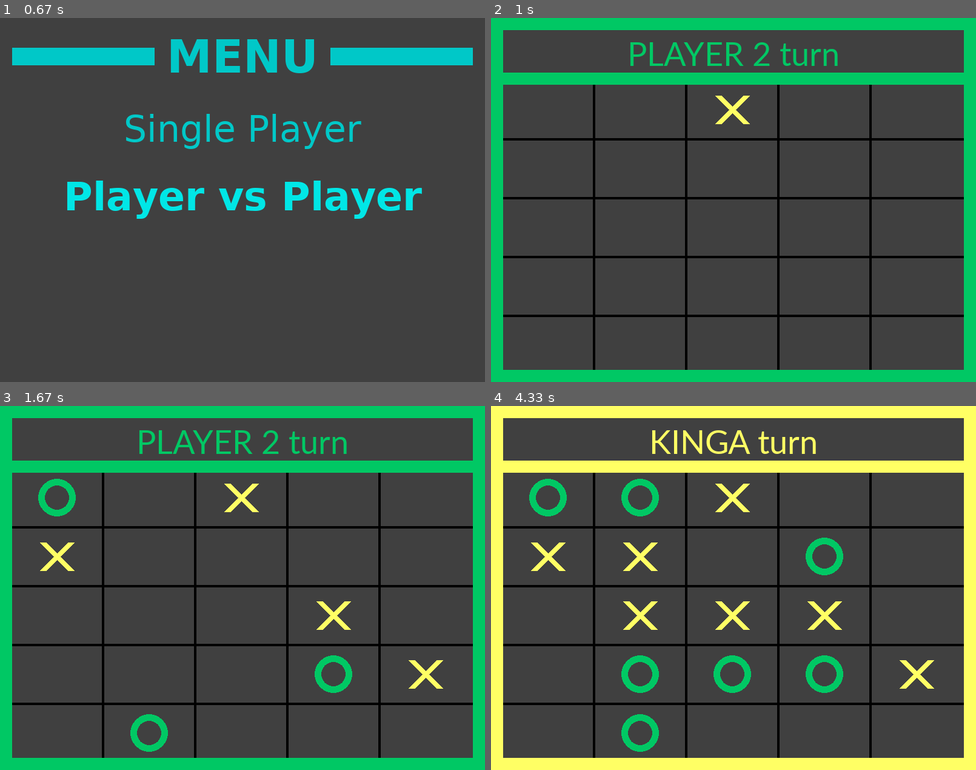
Above: before the commit, frames 1-4 (two rows, left to right).
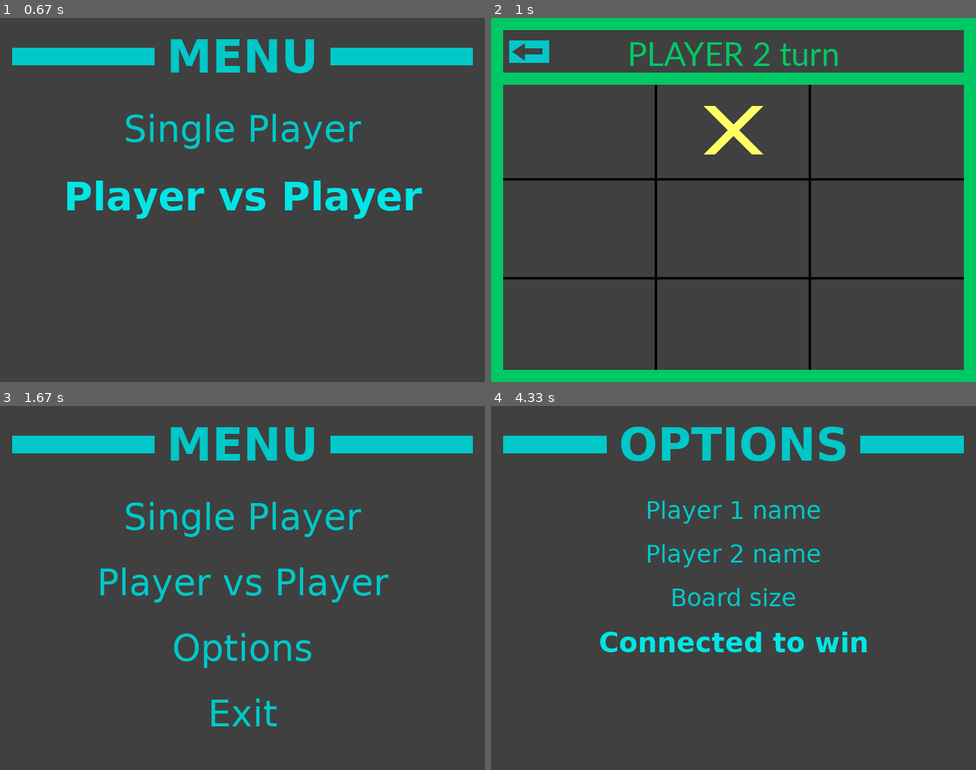
Above: after the commit, the same moments.

Repository: KingaBunkowska/Pygame
Game: pygame game, started from Tic-Tac-Toe/main.py
The game is run twice, just before and just after one commit, with the same random seed, the same clock (stepped at 60 frames per second) and the same inputs.
Inputs (mouse positions are in pixels of both pictures, inside the frame that each line leads up to):
- Up to frame 1 (0.67 s): press the mouse at (242, 192) at 0.37 s; move the mouse to (164, 240) at 0.47 s; release the mouse at (92, 287) at 0.6 s
- Up to frame 2 (1 s): press the mouse at (733, 192) at 0.7 s; move the mouse to (738, 134) at 0.8 s; release the mouse at (743, 76) at 0.93 s
- Up to frame 3 (1.67 s): press the mouse at (38, 438) at 1.03 s; move the mouse to (97, 580) at 1.13 s; release the mouse at (160, 726) at 1.27 s; press the mouse at (305, 628) at 1.37 s; move the mouse to (358, 657) at 1.47 s; release the mouse at (412, 682) at 1.6 s
- Up to frame 4 (4.33 s): press the mouse at (733, 646) at 1.7 s; move the mouse to (655, 595) at 1.8 s; release the mouse at (578, 540) at 1.93 s; press the mouse at (733, 646) at 2.03 s; move the mouse to (675, 649) at 2.13 s; release the mouse at (617, 653) at 2.27 s; press the mouse at (733, 646) at 2.87 s; move the mouse to (680, 584) at 2.97 s; release the mouse at (626, 522) at 3.1 s; press the mouse at (733, 638) at 3.2 s; move the mouse to (757, 588) at 3.3 s; release the mouse at (782, 537) at 3.43 s; press the mouse at (568, 558) at 3.53 s; move the mouse to (607, 606) at 3.63 s; release the mouse at (641, 653) at 3.77 s; press the mouse at (733, 638) at 3.87 s; move the mouse to (680, 547) at 3.97 s; release the mouse at (626, 453) at 4.1 s; press the mouse at (733, 638) at 4.2 s; move the mouse to (762, 638) at 4.3 s

Frame 1 is identical in both runs. In frame 2, 7.0% of the frame differs, in the area x 2-98%, y 6-97%; in frame 3, 28%; in frame 4, 30%, in the area x 0-100%, y 0-100%.

Commit message:
Add menu button, fixed single-player name and draw color

Diff:
--- a/Tic-Tac-Toe/main.py
+++ b/Tic-Tac-Toe/main.py
@@ -4,6 +4,7 @@
 pygame.init()
 pygame.display.init()
 pygame.font.init()
+pygame.mixer.init()
 
 #OPTIONS
 BOARD_SIZE = 3
@@ -42,11 +43,14 @@
 NO_OK_COLOR = (230, 30, 30)
 BACKGROUND_CONFIRMATION_COLOR = (50, 50, 50)
 
+
 P1_NAME = "PLAYER 1"
 P2_NAME = "PLAYER 2"
 SP_NAME = "PLAYER"
 Player1_name = ""
 Player2_name = ""
+MENU_BUTTON = None
+
 
 FIELD_HEIGHT, FIELD_WIDTH = (BOARD_HEIGHT - (BOARD_SIZE - 1) * BOARDER_WIDTH)//BOARD_SIZE, (BOARD_WIDTH - (BOARD_SIZE - 1) * BOARDER_WIDTH)//BOARD_SIZE
 ICON_SIZE = min(FIELD_HEIGHT, FIELD_WIDTH)//2
@@ -385,11 +389,11 @@
 
 def handle_events():
     for event in pygame.event.get():
-            if event.type==pygame.QUIT:
+            if event.type == pygame.QUIT:
                 pygame.quit()
                 exit()
 
-def draw_window(board, player, is_turn_text = True):
+def draw_window(board, player, is_turn_text = True, sp = False):
     pygame.Surface.fill(WIN, BACKGROUND_COLOR)
     #draw boarders
     y = FIELD_HEIGHT + Y_BOARD_START
@@ -412,7 +416,7 @@
         while col < BOARD_SIZE:
             if board[row][col] == 1:
                 pygame.draw.line(WIN, PLAYER_1_COLOR,  (x, y), (x + ICON_SIZE, y+ICON_SIZE), ICON_SIZE//4)
-                pygame.draw.line(WIN, PLAYER_1_COLOR ,(x + ICON_SIZE, y), (x, y+ICON_SIZE), ICON_SIZE//4)
+                pygame.draw.line(WIN, PLAYER_1_COLOR, (x + ICON_SIZE, y), (x, y+ICON_SIZE), ICON_SIZE//4)
             elif board[row][col] == 2:
                 tmp = pygame.Rect(x, y, ICON_SIZE, ICON_SIZE)
                 pygame.draw.circle(WIN, PLAYER_2_COLOR, (x+ICON_SIZE//2, y+ICON_SIZE//2), round(ICON_SIZE/1.5), ICON_SIZE//4)
@@ -425,12 +429,15 @@
         row += 1
 
     # Turn text
-    if player == 1:
+    if player == 1 and sp == False:
         text = player_name(1) + " turn"
         color = PLAYER_1_COLOR
     elif player == 2:
         text = player_name(2) + " turn"
         color = PLAYER_2_COLOR
+    elif sp:
+        text = player_name(3) + " turn"
+        color = PLAYER_1_COLOR
     else:
         text = "???"
         color = DRAW_COLOR
@@ -442,16 +449,24 @@
     # Turn boarder
     turn_hor_boarder = pygame.Rect(0, 0, WIDTH, TURN_BOARDER_WIDTH)
     pygame.draw.rect(WIN, color, turn_hor_boarder)
-    pygame.draw.rect(WIN, color, pygame.Rect.move(turn_hor_boarder, 0,turn_text.get_height() + TURN_BOARDER_WIDTH + DIS_TEXT_TO_BOARDER)) # + 2*DIS_TEXT_TO_BOARDER
+    pygame.draw.rect(WIN, color, pygame.Rect.move(turn_hor_boarder, 0,turn_text.get_height() + TURN_BOARDER_WIDTH + DIS_TEXT_TO_BOARDER))
     pygame.draw.rect(WIN, color, pygame.Rect.move(turn_hor_boarder, 0, HEIGHT - TURN_BOARDER_WIDTH))
     turn_ver_boarder = pygame.Rect(0, 0, TURN_BOARDER_WIDTH, HEIGHT)
     pygame.draw.rect(WIN, color, turn_ver_boarder)
     pygame.draw.rect(WIN, color, pygame.Rect.move(turn_ver_boarder, WIDTH - TURN_BOARDER_WIDTH, 0))
 
+    global MENU_BUTTON
+    menu_button = MENU_BUTTON = pygame.Rect(TURN_BOARDER_WIDTH + 10, TURN_BOARDER_WIDTH + (turn_text.get_height() + DIS_TEXT_TO_BOARDER)//2 - HEIGHT//32, WIDTH//12,  HEIGHT//16)
+    pygame.draw.rect(WIN, MENU_COLOR, menu_button)
+
+    # draw arrow on menu_button
+    pygame.draw.polygon(WIN, BACKGROUND_COLOR, ((MENU_BUTTON.x + 5, MENU_BUTTON.y + MENU_BUTTON.height//2), (MENU_BUTTON.x + 25, MENU_BUTTON.y + 5), (MENU_BUTTON.x + 25, MENU_BUTTON.y + MENU_BUTTON.height - 5)))
+    pygame.draw.rect(WIN, BACKGROUND_COLOR, (MENU_BUTTON.x + 25, MENU_BUTTON.y + MENU_BUTTON.height//2 - 5, 30, 10))
+
     pygame.display.update()
 
-def draw_winner(board, winner_text, player):
-    draw_window(board, player, False)
+def draw_winner(board, winner_text, player, sp = False):
+    draw_window(board, player, False, sp = sp)
     if player == 0:
         color = DRAW_COLOR
     elif player == 1 or player == 3:
@@ -474,14 +489,14 @@
 def player_name(player):
     if player == 1 and Player1_name != "":
         return Player1_name
-    elif player == 1:
+    if player == 1:
         return P1_NAME
-    elif Player2_name != "":
+    if player == 2 and Player2_name != "":
         return Player2_name
-    elif player == 2:
+    if player == 2:
         return P2_NAME
-    elif player == 3 and Player2_name != "":
-        return Player2_name
+    if player == 3 and Player1_name != "":
+        return Player1_name
     else:
         return SP_NAME
 
@@ -640,21 +655,36 @@
 
     return False
 
-def player_turn(board, player):
+def is_menu_button_pressed(menu_button):
+    if pygame.mouse.get_pressed()[0] and pygame.Rect.collidepoint(menu_button, pygame.mouse.get_pos()):
+        if confirmation():
+                return True
+    return False
+
+def player_turn(board, player, sp = False):
     good_move = False
     while not good_move:
         clock.tick(FPS)
         handle_events()
-        if pygame.mouse.get_pressed()[0]:
-            pos = pygame.mouse.get_pos()
-            c, r = pos_to_index(pos[0], pos[1])
-            if valid_move(r, c, board):
-                board[r][c] = player
-                good_move = True
-
+        if is_menu_button_pressed(MENU_BUTTON):
+            main()
+        else:
+            if sp == False:
+                draw_window(board, player)
+            else:
+                draw_window(board, 3, sp = True)
+            if pygame.mouse.get_pressed()[0]:
+                pos = pygame.mouse.get_pos()
+                c, r = pos_to_index(pos[0], pos[1])
+                if valid_move(r, c, board):
+                    board[r][c] = player
+                    good_move = True
     win = check_win(player, r, c, board)
     if win:
-        draw_winner(board, player_name(player) + " Wins!", player)
+        if sp:
+            draw_winner(board, player_name(3) + " Wins!", player, sp)
+        else:
+            draw_winner(board, player_name(player) + " Wins!", player, sp)
         pos_winning_line = index_to_pos(win)
         draw_winning_line(pos_winning_line, player)
         pygame.time.delay(2000)
@@ -766,7 +796,6 @@
             else:
                 mod_board[row][col] = 2
                 if check_win(2, row, col, board):
-                    print(row, col)
                     calculated_moves[row][col] += 3000
                 mod_board[row][col] = 1
                 if check_win(1, row, col, board):
@@ -823,19 +852,18 @@
     while run:
         clock.tick(FPS)
 
-        draw_window(board, 1)
-        player_turn(board, 1)
-        pygame.time.delay(10)
-
-        draw_window(board, 2)
+        draw_window(board, 1, sp = True)
+        player_turn(board, 1, sp = True)
+        pygame.time.delay(100)
+
+        draw_window(board, 2, sp = True)
         ai_turn(board)
-        pygame.time.delay(10)
-
-
 
 def main():
     load_options()
     recalculate()
+    while pygame.mouse.get_pressed()[0]:
+        handle_events()
     while True:
         clock.tick(FPS)
         draw_menu()
--- a/Tic-Tac-Toe/options.json
+++ b/Tic-Tac-Toe/options.json
@@ -1 +1,6 @@
-{"Player 1 name": "KINGA", "Player 2 name": "PLAYER 2", "Board size": 5, "Connected to win": 4}
+{
+  "Player 1 name": "Player 1",
+  "Player 2 name": "Player 2",
+  "Board size": 3,
+  "Connected to win": 3
+}
